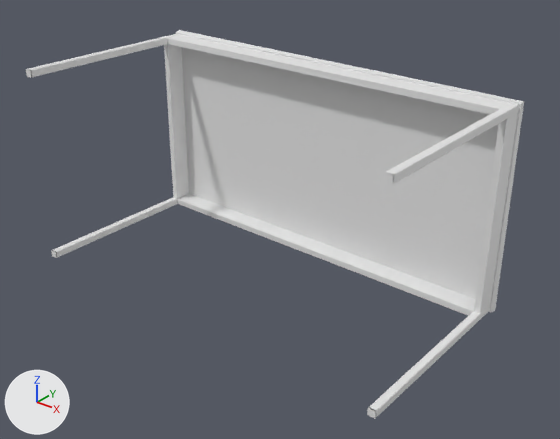
Before and after pictures for a commit that changed the OBJ model Datasets/UnifiedPreprocessed/Data/RectangleTable/D00302_04_flipped.obj.
Rendered twice from a 50 mm camera at (1.479, -2.04, 0.998) aimed at (0.087, -0.301, -0.08). Arrows for +X, +Y and +Z are at lower left; the lights stay in place. The older version comes first. Where no turn or scale is listed for an object, it has been applied to the vertices.

Objects in the first picture: 'D00302_04_flipped'.
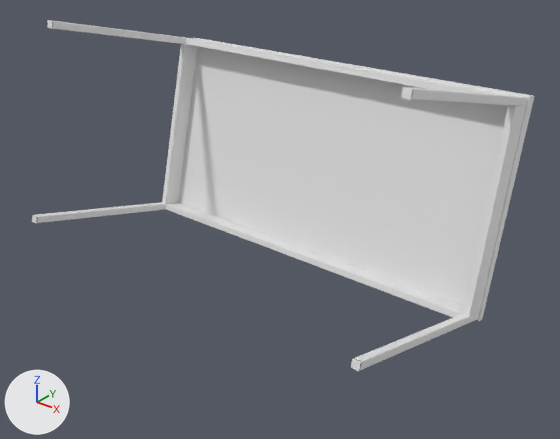
Location of each change, [x1, y1, x2, y2] in pixels of the pictures (560 x 439 px):
'D00302_04_flipped', reshaped (10% shorter): before [26, 30, 524, 419]; after [32, 20, 534, 371]
part 1 of me_d00302_04_flipped, rebuilt (9% shorter): before [27, 34, 519, 418]; after [34, 20, 528, 371]
part 2 of me_d00302_04_flipped, rebuilt: before [176, 30, 524, 312]; after [178, 38, 534, 321]
part 3 of me_d00302_04_flipped, added: after [351, 358, 361, 371]
part 4 of me_d00302_04_flipped, added: after [401, 87, 413, 100]
part 5 of me_d00302_04_flipped, deleted: before [383, 173, 393, 185]
part 6 of me_d00302_04_flipped, deleted: before [367, 408, 376, 419]

What changed in the scene script:
```text
Change me_d00302_04_flipped:
    used by ob_d00302_04_flipped; location = (0.0, 0.0, 0.0)
    remove me_d00302_04_flipped.from_pydata(...)  # 6534 vertices, 12544 faces; spans x -0.696..0.694, y -0.646..0.06, z -0.354..0.354
    add me_d00302_04_flipped.from_pydata(...)  # 9845 vertices, 19176 faces; spans x -0.713..0.697, y -0.725..0.159, z -0.367..0.509
    me_d00302_04_flipped part 1: the loose piece of 5696 vertices spanning x -0.696..0.689, y -0.641..0.035, z -0.345..0.346 is rebuilt with 8679 vertices and now spans x -0.713..0.692, y -0.719..0.134, z -0.353..0.508
    me_d00302_04_flipped part 2: the loose piece of 514 vertices spanning x -0.694..0.694, y 0.021..0.06, z -0.354..0.354 is rebuilt with 10 vertices and now spans x -0.696..0.697, y -0.081..0.159, z -0.367..0.342
    me_d00302_04_flipped part 3: a new loose piece of 289 vertices spanning x 0.645..0.671, y -0.725..-0.717, z -0.152..-0.128
    me_d00302_04_flipped part 4: a new loose piece of 289 vertices spanning x 0.637..0.661, y -0.554..-0.547, z 0.485..0.509
    me_d00302_04_flipped part 5: the loose piece of 81 vertices spanning x 0.657..0.683, y -0.646..-0.645, z 0.314..0.339 is deleted
    me_d00302_04_flipped part 6: the loose piece of 81 vertices spanning x 0.654..0.679, y -0.646..-0.645, z -0.345..-0.32 is deleted
    other edits to the shape of me_d00302_04_flipped do not show in these pictures
```
